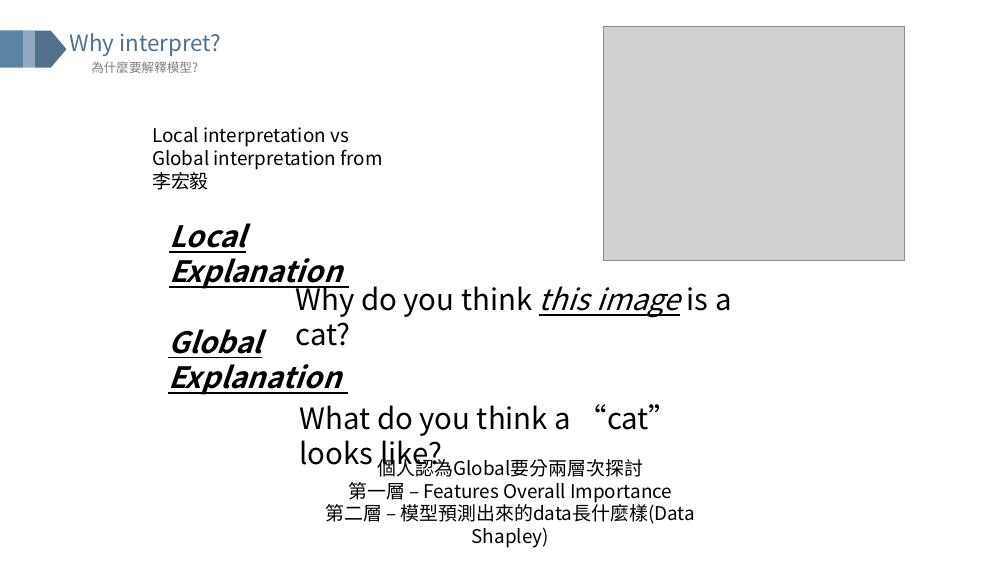
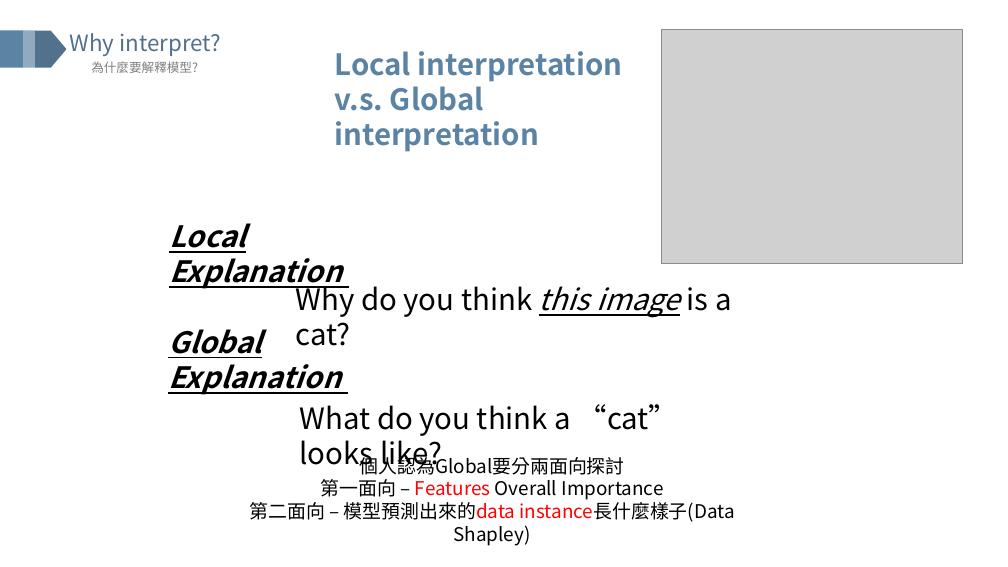
Before and after one commit to GISH123/Cathay-Holdings-CIP-Projects-for-Interpretable-Machine-Learning, a slide deck: slide 10 of IML(version 4,detailed,no anim).pptx. Drawn at 1008x567 pixels with LibreOffice and Linux fonts; fonts in the diff are those of the drawing; grey boxes stand for pictures. Boxes give left, top, right and bottom in pixels: in the first picture for what was removed or moved away, otherwise in the second. Text is boxed around its words. In the diff, an @@ line names an element or a change of style, - is before the commit and + after.

```diff
--- a/IML(version 4,detailed,no anim).pptx
+++ b/IML(version 4,detailed,no anim).pptx
@@ picture: place and size @@
-picture at bbox=[603, 26, 905, 261]
+picture at bbox=[662, 29, 963, 264]
@@ text at bbox=[335, 51, 623, 152]: text changed; size 18 to 28 pt; text colour #000000 to #5B83A4; bold on @@
-Local interpretation vs Global interpretation from 李宏毅
+Local interpretation v.s. Global interpretation
@@ text at bbox=[250, 453, 735, 546]: text changed @@
-個人認為Global要分兩層次探討
-第一層 – Features Overall Importance
-第二層 – 模型預測出來的data長什麼樣(Data Shapley)
+個人認為Global要分兩面向探討
+第一面向 – Features Overall Importance
+第二面向 – 模型預測出來的data instance長什麼樣子(Data Shapley)
```
Also in this commit, not shown: 40 other slides changed, 2 slides added.
